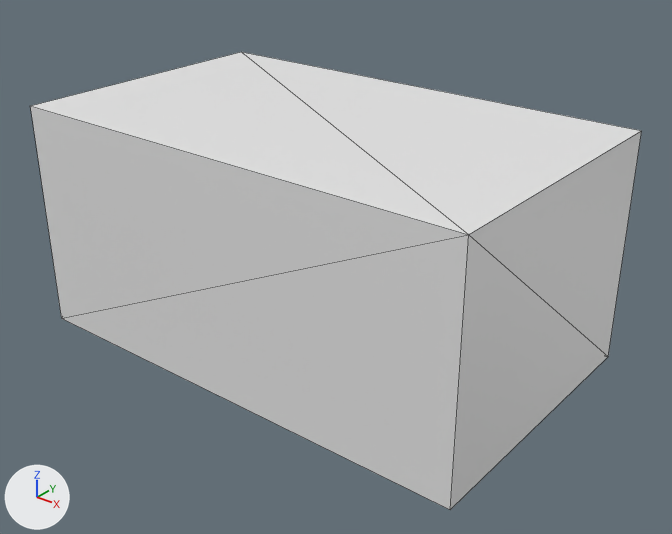
A saved change to the glTF model Model3d/glb/C04-00151C.glb.
Rendered twice from a 50 mm lens placed at (0.00333, -0.00214, 0.00208), pointed at (0.00115, 0.00058, 0.00039). Lighting does not change. The marker at lower left points along +X, +Y and +Z. The first picture is the older version. Mesh edges are drawn as thin lines. Where no turn or scale is listed for an object, it has been applied to the vertices. Vertices at exactly the same position are counted once.

Objects in the first picture: 'OpenSCAD Model'.
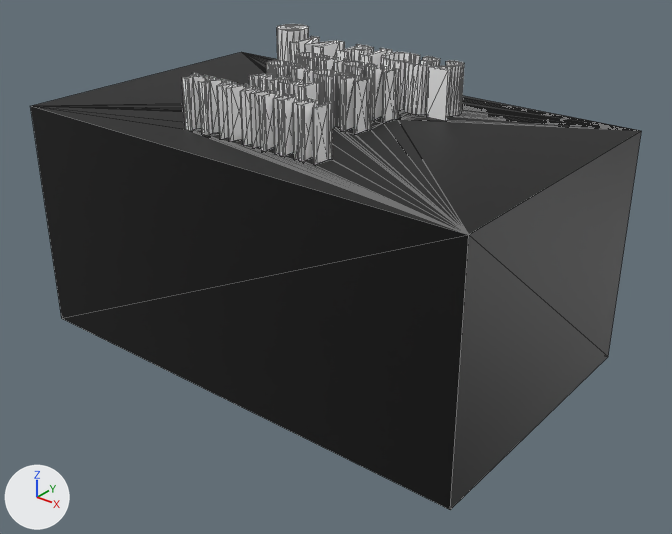
Location of each change, (x1, y1, x2, y2) in pixels of the pictures (672 x 534 px):
'OpenSCAD Model', reshaped (6% taller): before (31, 52, 641, 510); after (31, 24, 641, 510)
part 1 of me_openscad_model, added: after (32, 24, 640, 235)
part 2 of me_openscad_model, recoloured (white to black): (31, 106, 641, 510) in both

What changed in the scene script:
```text
Add mat_color_1:
    mat_color_1 = principled_material('Color 1')
    mat_color_1.base_color = (0.0, 0.0, 0.0)  # black #000000
Add mat_color_2:
    mat_color_2 = principled_material('Color 2')
    mat_color_2.base_color = (1.0, 1.0, 1.0)  # white #ffffff
Change me_openscad_model:
    used by ob_openscad_model
    remove me_openscad_model.from_pydata(...)  # 8 vertices, 12 faces; spans x 0.0..0.0021, y 0.0..0.00125, z 0.0..0.001
    add me_openscad_model.from_pydata(...)  # 1520 vertices, 3036 faces; spans x 0.0..0.0021, y 0.0..0.00125, z 0.0..0.0012
    me_openscad_model part 1: 1512 vertices added at x 0.00038..0.00145, y 0.00018..0.0012, z 0.001..0.0012
    me_openscad_model part 2: 10 faces spanning x 0.0..0.0021, y 0.0..0.00125, z 0.0..0.001 switch from no material to mat_color_1 (black #000000)
    add me_openscad_model.materials.append(mat_color_2)  # white #ffffff
```
